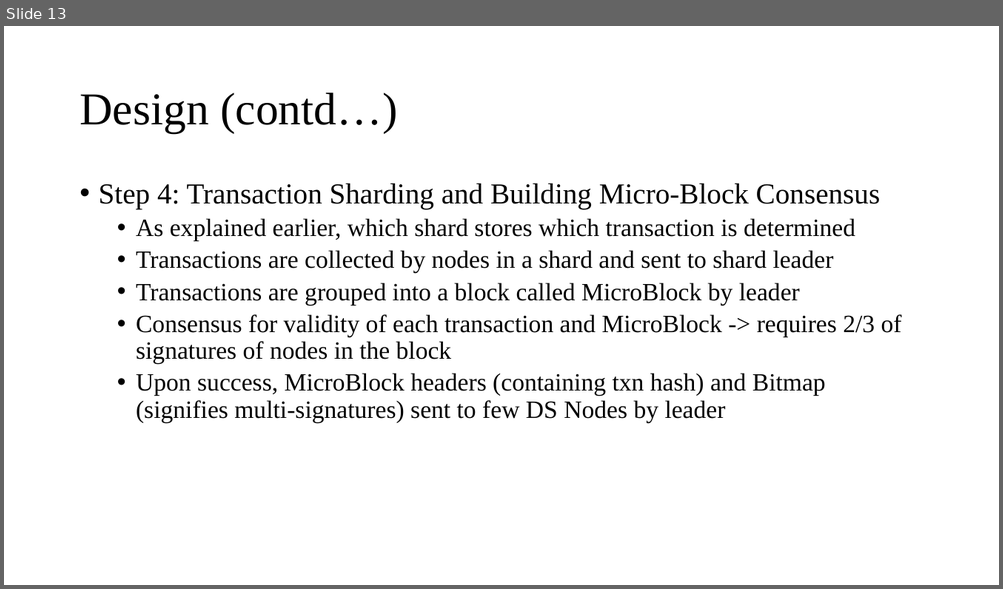
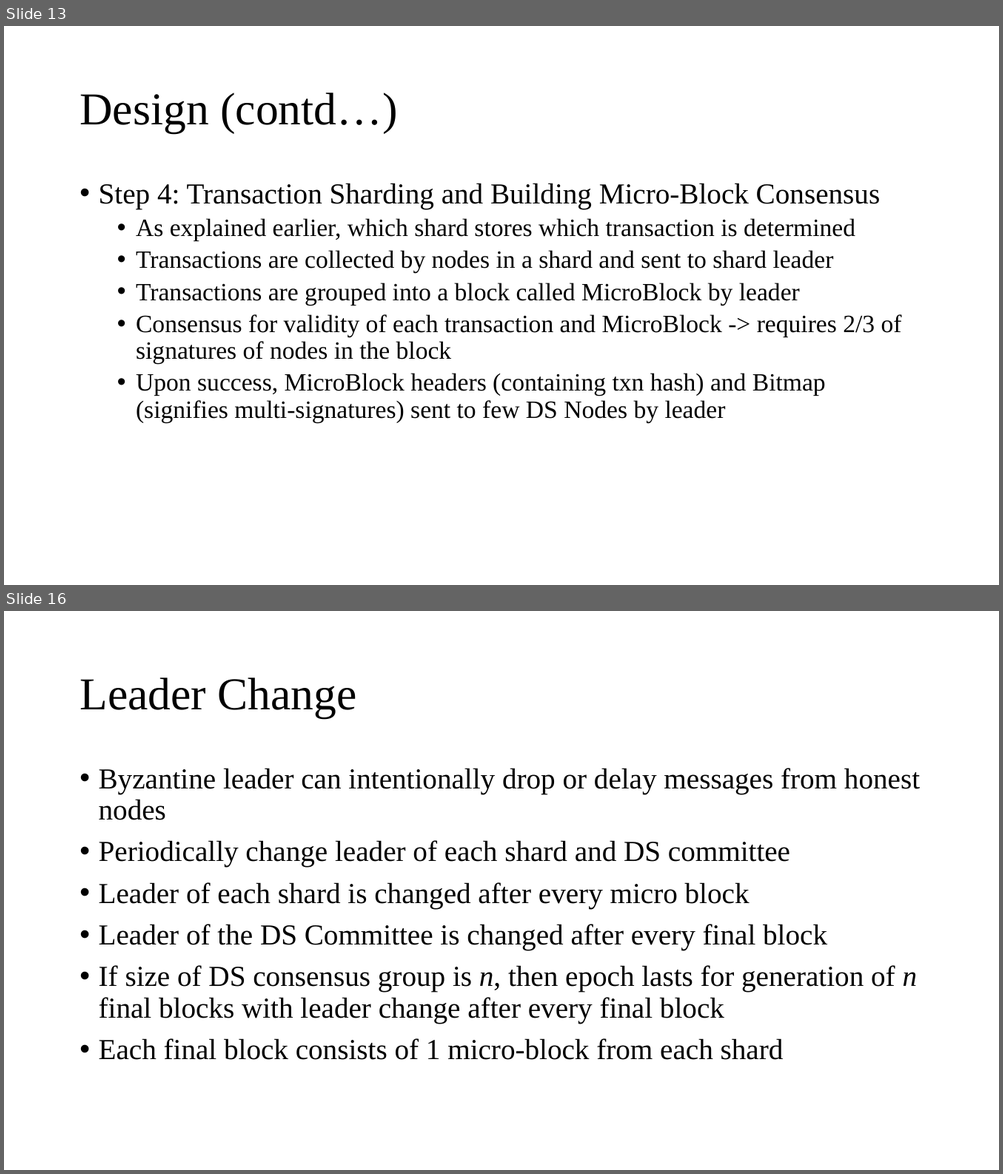
Before and after one commit to Tsajan/2018FallSemPOSTECH, a slide deck: CSED601 Dependable Computing/Sharding.pptx. Shown one above the other, each under a label of ours: slide 13 before the commit, slides 13 and 16 after it; the slides between them are not shown. The pictures are 1003x589 and 1003x1174 pixels, drawn with LibreOffice and Linux fonts; fonts in the diff are those of the drawing. Boxes give left, top, right and bottom in pixels: in the first picture for what was removed or moved away, otherwise in the second. Text is boxed around its words. In the diff, an @@ line names an element or a change of style, - is before the commit and + after.

```diff
--- a/CSED601 Dependable Computing/Sharding.pptx
+++ b/CSED601 Dependable Computing/Sharding.pptx
@@ slide 16 added at (4, 611, 999, 1170), background #FFFFFF @@
@@ title added at (79, 678, 357, 718), 44 pt, text #000000 @@
+Leader Change
@@ text added at (99, 768, 919, 1060), 28 pt, text #000000 @@
+• Byzantine leader can intentionally drop or delay messages from honest nodes
+• Periodically change leader of each shard and DS committee
+• Leader of each shard is changed after every micro block
+• Leader of the DS Committee is changed after every final block
+• If size of DS consensus group is n, then epoch lasts for generation of n final blocks with leader change after every final block
+• Each final block consists of 1 micro-block from each shard
```
Also in this commit, not shown: 11 slides changed, 5 other slides added, 2 other files.
